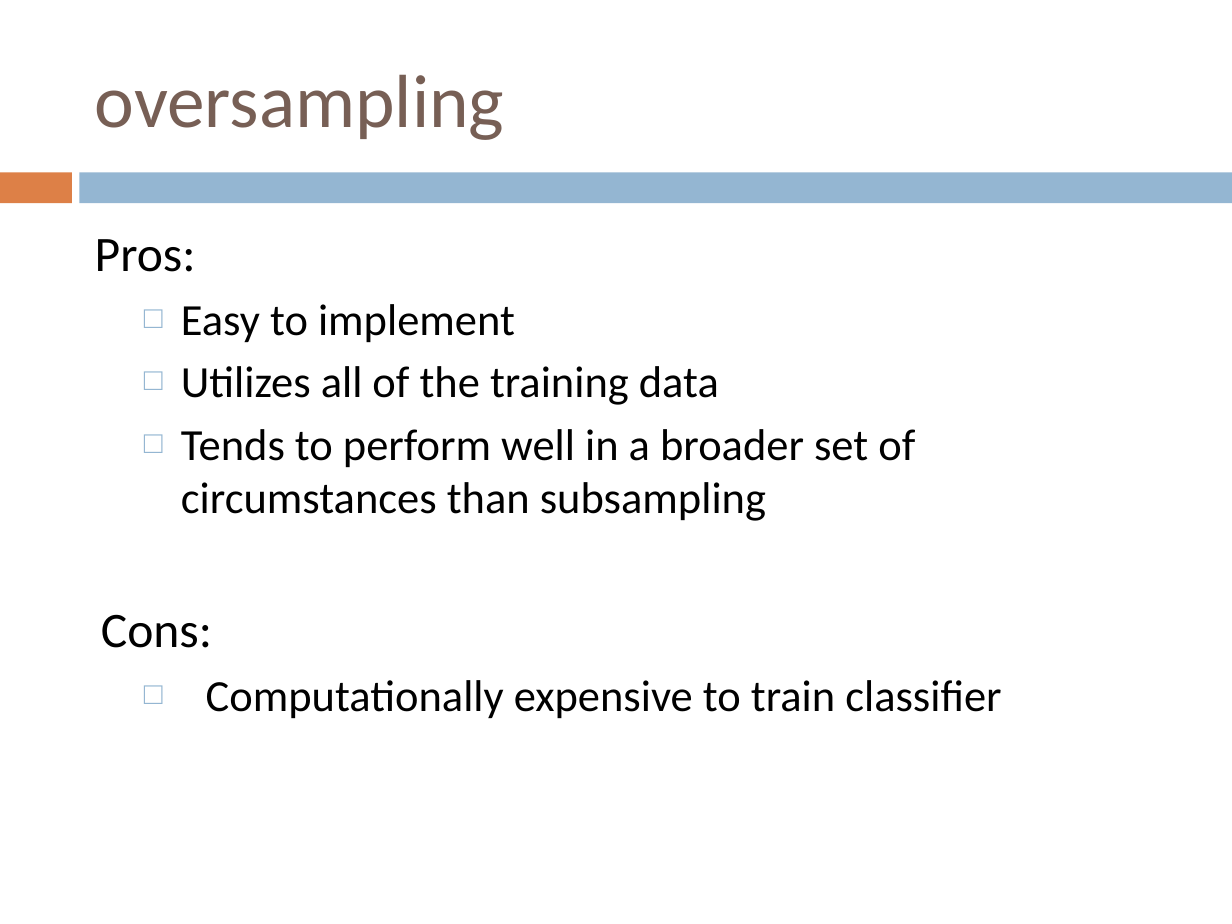
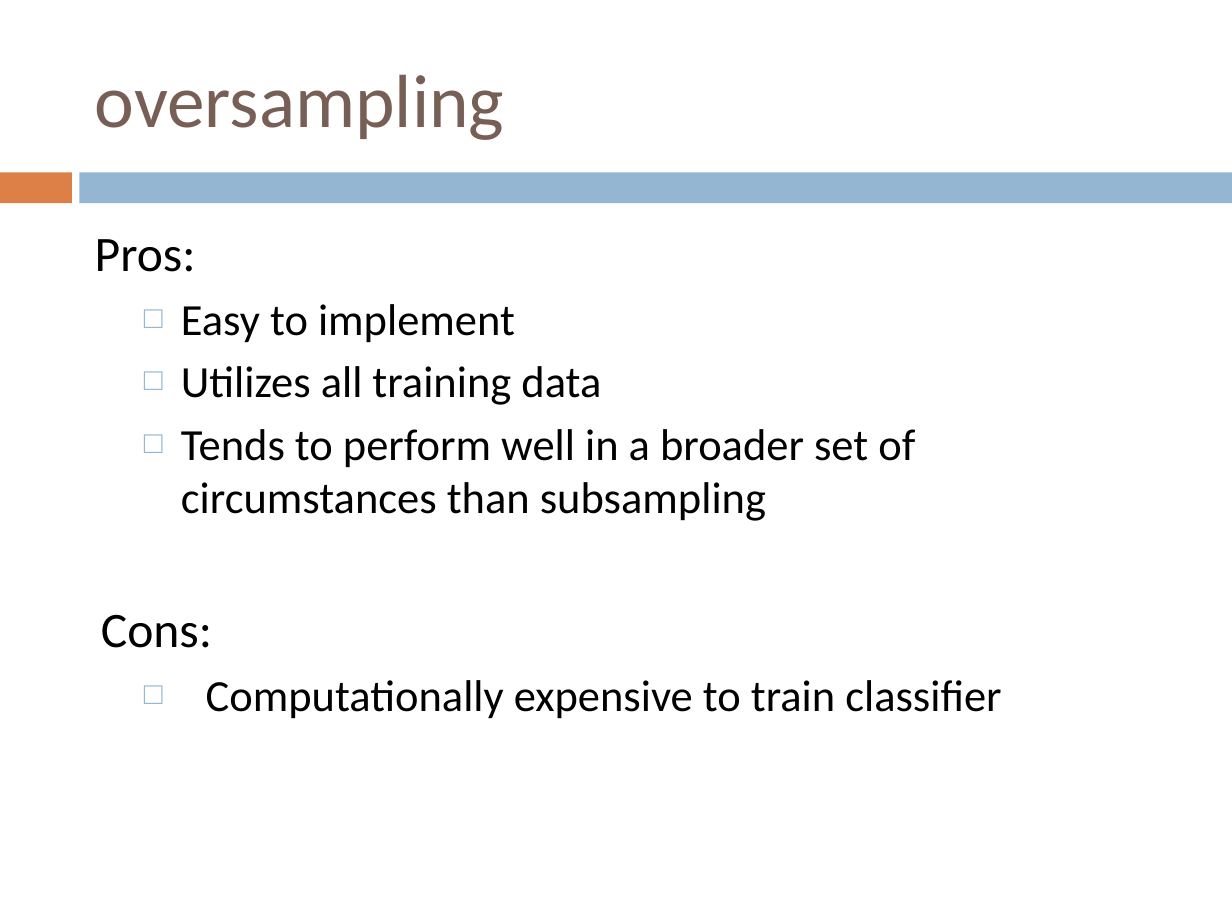
Before and after one commit to Collins-kariuk/Machine-Learning-CS158, a slide deck: slide 47 of Lectures/Lecture 07_Imbalanced Data.pptx. Drawn at 1232x924 pixels with LibreOffice and Linux fonts; fonts in the diff are those of the drawing. Boxes give left, top, right and bottom in pixels: in the first picture for what was removed or moved away, otherwise in the second. Text is boxed around its words. In the diff, an @@ line names an element or a change of style, - is before the commit and + after.

```diff
--- a/Lectures/Lecture 07_Imbalanced Data.pptx
+++ b/Lectures/Lecture 07_Imbalanced Data.pptx
@@ text at <box>181,366,601,405</box>: text changed @@
-  □ Utilizes all of the training data
+  □ Utilizes all training data
```
Also in this commit, not shown: 1 other slide changed, 1 other file.
